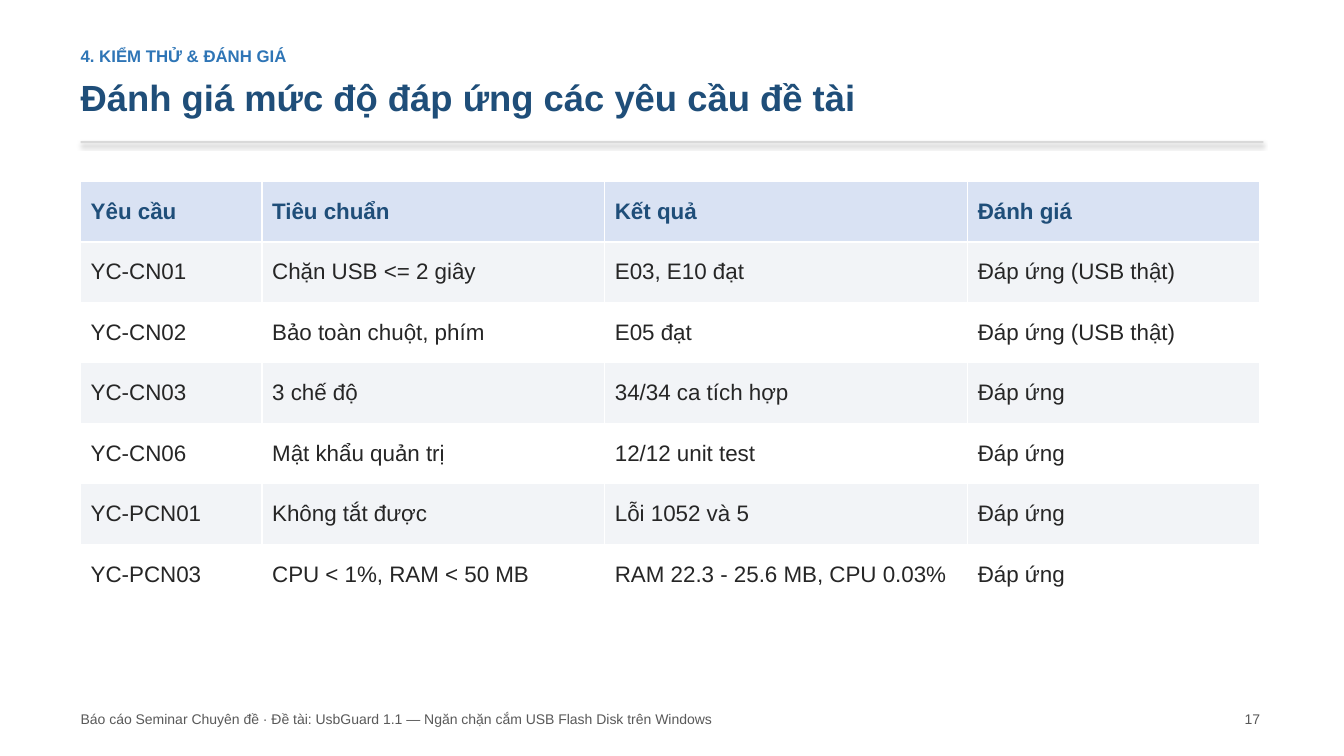
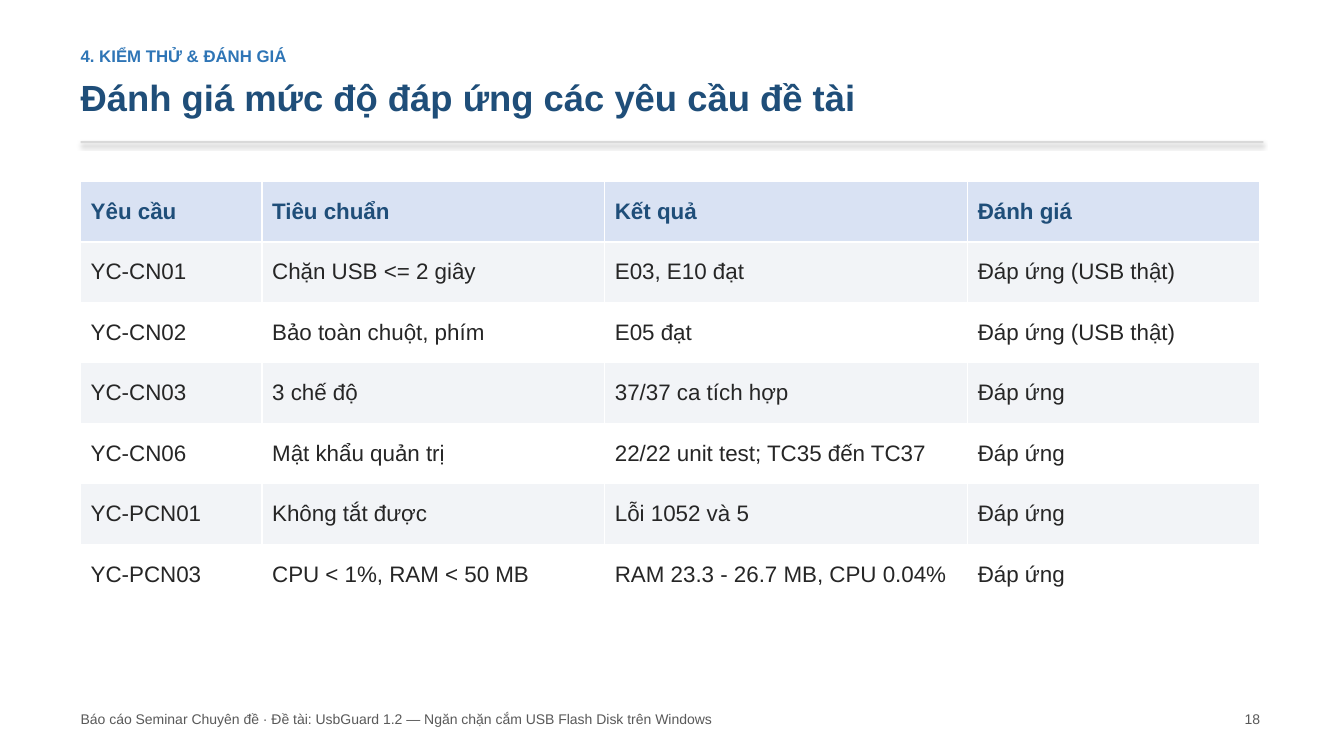
Before and after one commit to hungphamwp/usbguard, a slide deck: slide 18 of slide/SLIDE-UsbGuard.pptx (slide 17 before the commit). Drawn at 1344x756 pixels with LibreOffice and Linux fonts; fonts in the diff are those of the drawing. Boxes give left, top, right and bottom in pixels: in the first picture for what was removed or moved away, otherwise in the second. Text is boxed around its words. In the diff, an @@ line names an element or a change of style, - is before the commit and + after.

```diff
--- a/slide/SLIDE-UsbGuard.pptx
+++ b/slide/SLIDE-UsbGuard.pptx
@@ table at bbox=[81, 181, 1260, 605] @@
-row 4, column 3: 34/34 ca tích hợp
+row 4, column 3: 37/37 ca tích hợp
-row 5, column 3: 12/12 unit test
+row 5, column 3: 22/22 unit test; TC35 đến TC37
-row 7, column 3: RAM 22.3 - 25.6 MB, CPU 0.03%
+row 7, column 3: RAM 23.3 - 26.7 MB, CPU 0.04%
@@ text at bbox=[81, 713, 712, 727]: text changed @@
-Báo cáo Seminar Chuyên đề · Đề tài: UsbGuard 1.1 — Ngăn chặn cắm USB Flash Disk trên Windows
+Báo cáo Seminar Chuyên đề · Đề tài: UsbGuard 1.2 — Ngăn chặn cắm USB Flash Disk trên Windows
@@ text at bbox=[1245, 714, 1261, 724]: text changed @@
-17
+18
```
Also in this commit, not shown: 16 other slides changed, 2 slides added, 1 slide removed, 15 other files.
